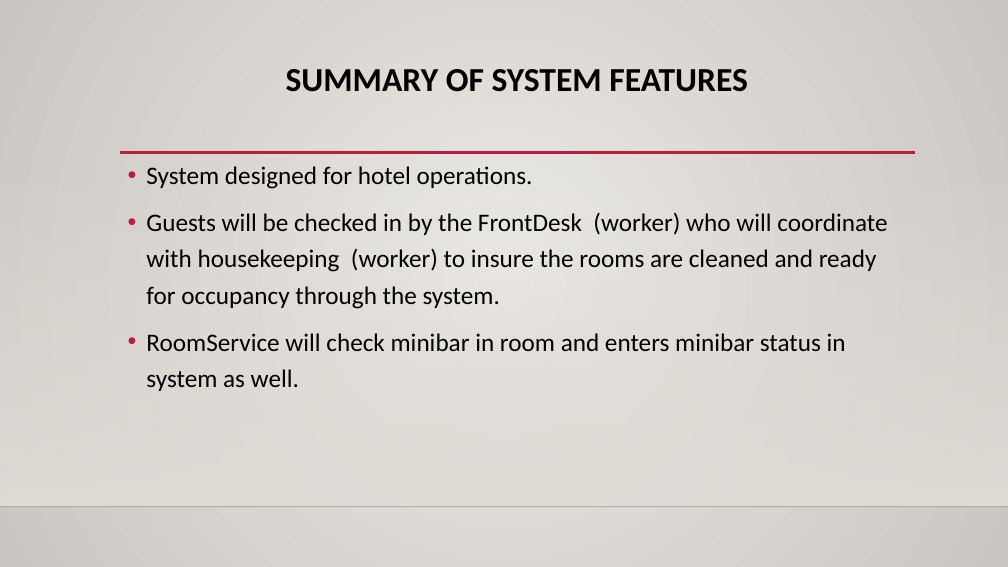
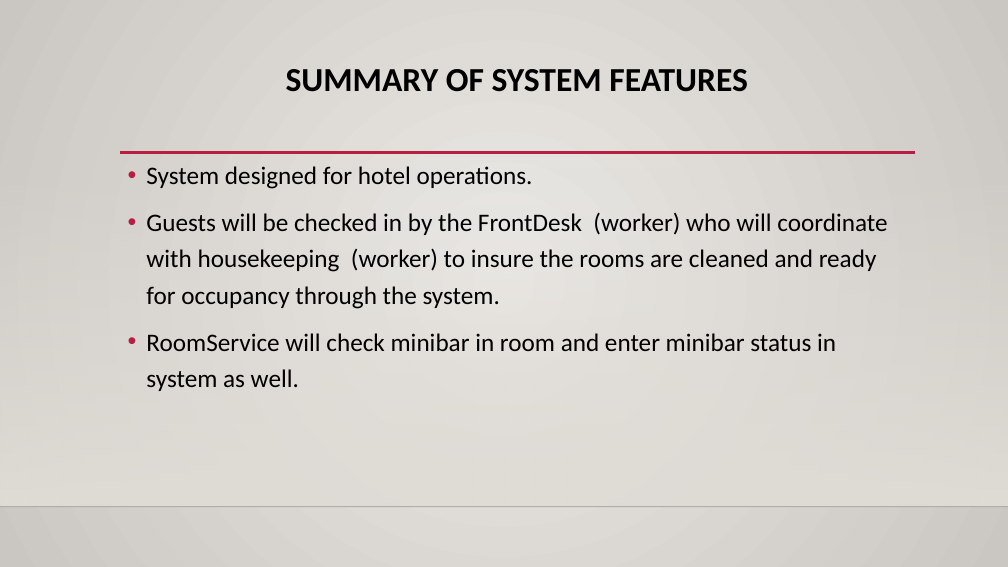
Before and after one commit to nyaundid/Hotel_Management-, a slide deck: slide 3 of Final_Presentation.pptx. Drawn at 1008x567 pixels with LibreOffice and Linux fonts; fonts in the diff are those of the drawing; background and template pictures are left out. Boxes give left, top, right and bottom in pixels: in the first picture for what was removed or moved away, otherwise in the second. Text is boxed around its words. In the diff, an @@ line names an element or a change of style, - is before the commit and + after.

Commit message:
Corrected a few spelling mistakes

```diff
--- a/Final_Presentation.pptx
+++ b/Final_Presentation.pptx
@@ text at <box>146,333,836,391</box>: text changed @@
-• RoomService will check minibar in room and enters minibar status in system as well.
+• RoomService will check minibar in room and enter minibar status in system as well.
```
Also in this commit, not shown: 1 other slide changed.
